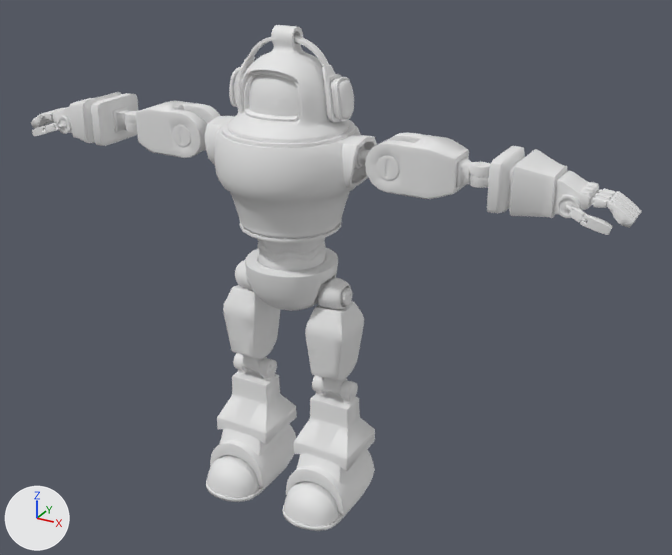
Two versions of the glTF model apps/console/public/assets/cast-bodyblock.glb, one commit apart.
Both versions are drawn from a camera (50 mm lens) standing at (1.248, -2.017, 1.681) and looking at (0.111, 0.051, 0.647). The lights are fixed; the arrows at lower left show +X, +Y and +Z. The older version comes first. Where no turn or scale is listed for an object, it has been applied to the vertices.

Before the edit, the objects in view are built like this:
```python
ob_arms_low = bpy.data.objects.new('arms_low', me_arms_low)
ob_arms_low.location = (0.0, 0.0, -0.016)
ob_ears_low = bpy.data.objects.new('ears_low', me_ears_low)
ob_ears_low.location = (0.0, 0.0, -0.016)
ob_head_low = bpy.data.objects.new('head_low', me_head_low)
ob_head_low.location = (0.0, 0.0, -0.016)
ob_legs_low = bpy.data.objects.new('legs_low', me_legs_low)
ob_legs_low.location = (0.0, 0.0, -0.016)
ob_pelvis_low = bpy.data.objects.new('pelvis_low', me_pelvis_low)
ob_pelvis_low.location = (0.0, 0.0, -0.016)
ob_screen_low = bpy.data.objects.new('screen_low', me_screen_low)
ob_screen_low.location = (0.0, 0.0, -0.016)
ob_torso_low = bpy.data.objects.new('torso_low', me_torso_low)
ob_torso_low.location = (0.0, 0.0, -0.016)
```
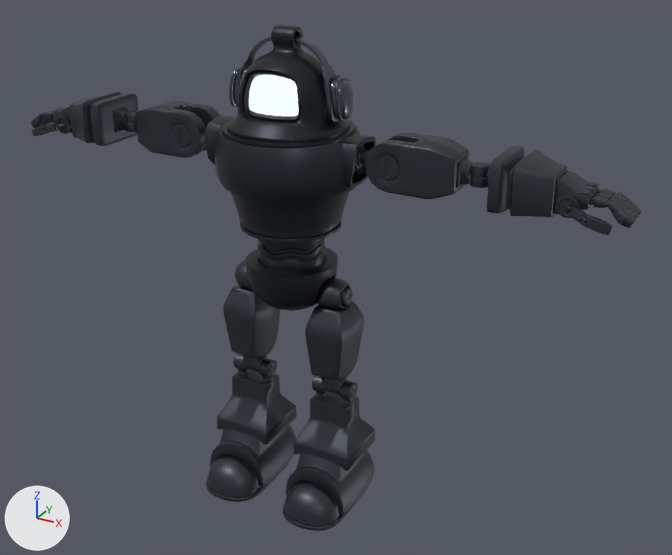
Commit message: World: graphite cast with per-agent glowing face screens

Where the change shows, as pixel boxes (x1, y1, x2, y2) in the pictures (672 x 555 px):
'legs_low', recoloured, surface changed (white to dark grey): (206, 260, 375, 531) in both
'arms_low', recoloured, surface changed (white to dark grey): (31, 92, 642, 235) in both
'torso_low', recoloured, surface changed (white to dark grey): (205, 116, 377, 271) in both
'head_low', recoloured, surface changed (white to dark grey): (222, 25, 356, 148) in both
'pelvis_low', recoloured, surface changed (white to dark grey): (245, 247, 338, 311) in both
'ears_low', recoloured (darker): (229, 35, 354, 122) in both
'screen_low', recoloured, surface changed (lighter): (249, 75, 299, 116) in both

Diff of the bpy script that builds the scene:
```diff
--- a/apps/console/public/assets/cast-bodyblock.glb.py
+++ b/apps/console/public/assets/cast-bodyblock.glb.py
@@ mat_arms @@
 mat_arms = principled_material('arms')
-mat_arms.base_color = (0.8, 0.8, 0.8)  # white #e7e7e7
+mat_arms.base_color = (0.0561, 0.0648, 0.0782)  # dark grey #43484f
 mat_arms.roughness = 0.553
+mat_arms.metallic = 0.85
@@ mat_ears @@
 mat_ears = principled_material('ears')
-mat_ears.base_color = (0.8, 0.8, 0.8)  # white #e7e7e7
+mat_ears.base_color = (0.0999, 0.119, 0.15)  # greyish blue #59616c
 mat_ears.roughness = 0.553
@@ mat_head @@
 mat_head = principled_material('head')
-mat_head.base_color = (0.8, 0.8, 0.8)  # white #e7e7e7
+mat_head.base_color = (0.0273, 0.0319, 0.0395)  # dark grey #2e3238
 mat_head.roughness = 0.553
+mat_head.metallic = 0.85
@@ mat_legs @@
 mat_legs = principled_material('legs')
-mat_legs.base_color = (0.8, 0.8, 0.8)  # white #e7e7e7
+mat_legs.base_color = (0.0561, 0.0648, 0.0782)  # dark grey #43484f
 mat_legs.roughness = 0.553
+mat_legs.metallic = 0.85
@@ mat_pelvis @@
 mat_pelvis = principled_material('pelvis')
-mat_pelvis.base_color = (0.8, 0.8, 0.8)  # white #e7e7e7
+mat_pelvis.base_color = (0.0307, 0.0356, 0.0437)  # dark grey #31353b
 mat_pelvis.roughness = 0.553
+mat_pelvis.metallic = 0.85
@@ mat_screen @@
 mat_screen = principled_material('screen')
-mat_screen.base_color = (0.8, 0.8, 0.8)  # white #e7e7e7
+mat_screen.base_color = (0.004, 0.005, 0.008)  # black #0d1016
 mat_screen.roughness = 0.553
+mat_screen.emission_strength = 1.0
@@ mat_torso @@
 mat_torso = principled_material('torso')
-mat_torso.base_color = (0.8, 0.8, 0.8)  # white #e7e7e7
+mat_torso.base_color = (0.0369, 0.0437, 0.0545)  # dark grey #363b42
 mat_torso.roughness = 0.553
+mat_torso.metallic = 0.85
```
